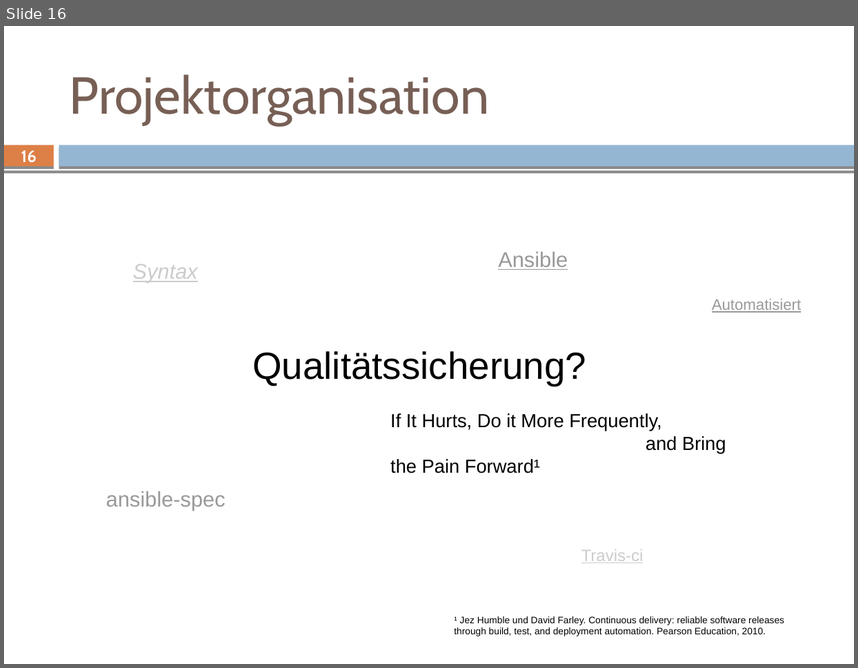
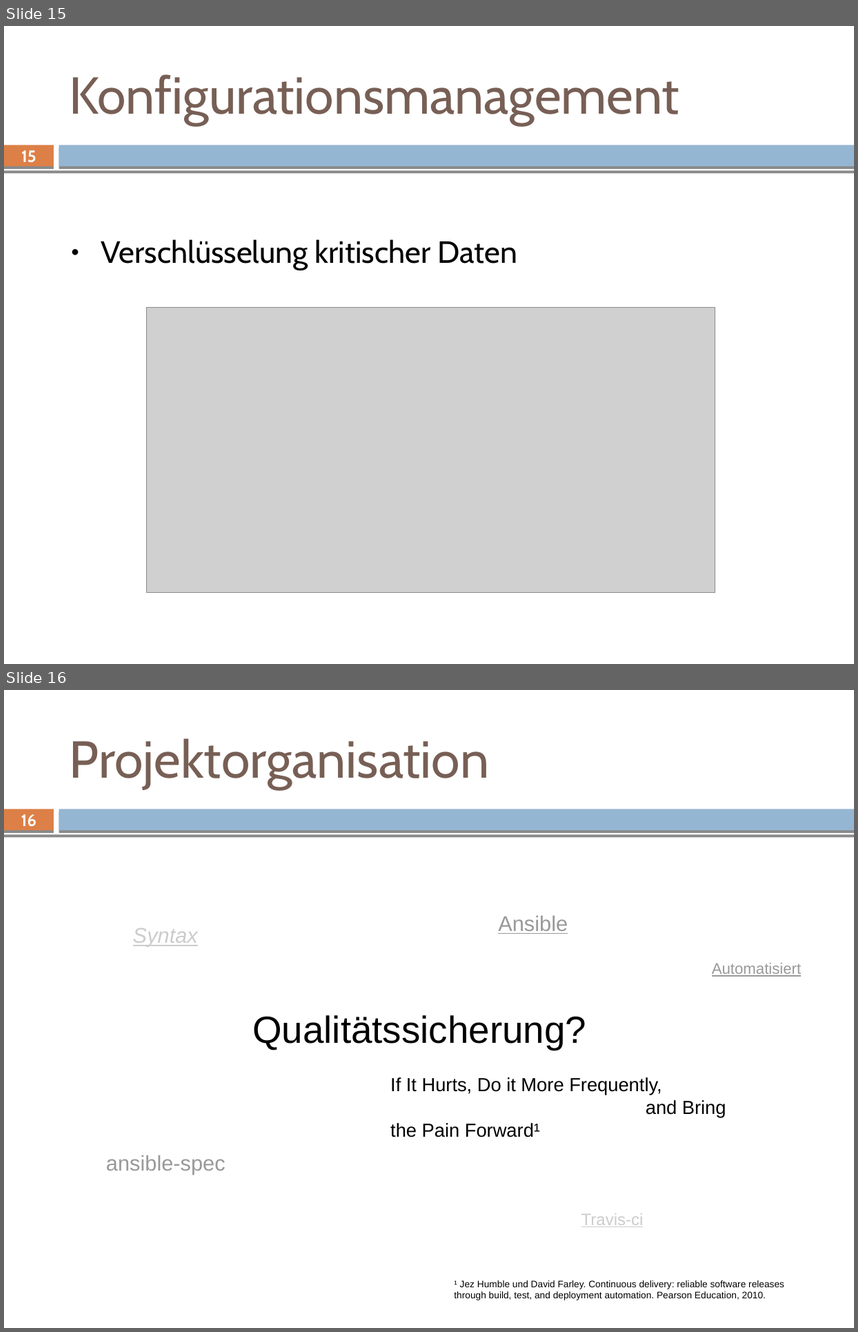
Before and after one commit to mvw/Wilddiebe10, a slide deck: keynote/keynote_part1_sascha.odp. Shown one above the other, each under a label of ours: slide 16 before the commit, slides 15 and 16 after it. The pictures are 858x668 and 858x1332 pixels, drawn with LibreOffice and Linux fonts; fonts in the diff are those of the drawing; grey boxes stand for pictures. Boxes give left, top, right and bottom in pixels: in the first picture for what was removed or moved away, otherwise in the second. Text is boxed around its words. In the diff, an @@ line names an element or a change of style, - is before the commit and + after.

```diff
--- a/keynote/keynote_part1_sascha.odp
+++ b/keynote/keynote_part1_sascha.odp
@@ slide 15 added at (4, 26, 854, 664), background #FFFFFF; not listed: 3 template elements that a slide beside it also shows @@
@@ title added at (70, 74, 680, 125), 44 pt, text #775F55 @@
+Konfigurationsmanagement
@@ page number added at (21, 150, 36, 163), 14 pt, text #FFFFFF, bold @@
+15
@@ text added at (101, 239, 518, 270), 26 pt, text #000000 @@
+● Verschlüsselung kritischer Daten
@@ picture added at (147, 308, 715, 592) @@
```
Also in this commit, not shown: 4 slides changed, 1 slide removed, 1 other file.
